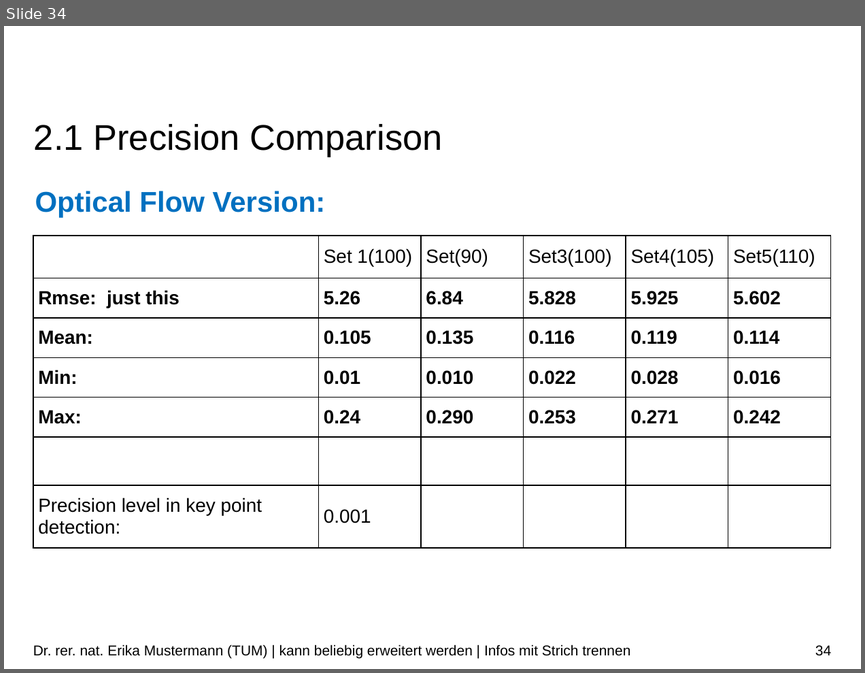
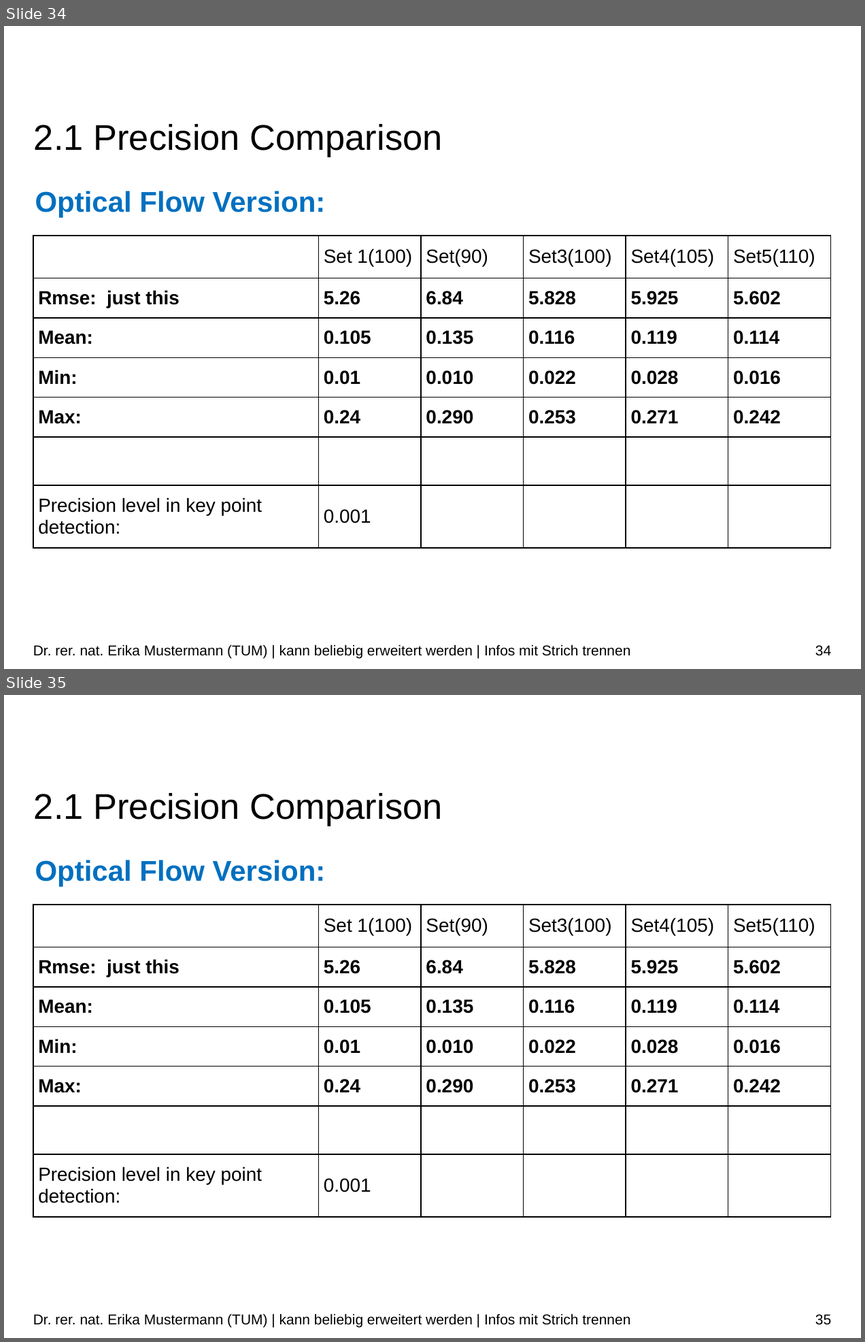
Before and after one commit to Tom-Huang/visual_navigation, a slide deck: Indirect Visual Odometry with Optical Flow.odp. Shown one above the other, each under a label of ours: slide 34 before the commit, slides 34 and 35 after it. The pictures are 865x673 and 865x1342 pixels, drawn with LibreOffice and Linux fonts; fonts in the diff are those of the drawing; background and template pictures are left out. Boxes give left, top, right and bottom in pixels: in the first picture for what was removed or moved away, otherwise in the second. Text is boxed around its words. In the diff, an @@ line names an element or a change of style, - is before the commit and + after.

```diff
--- a/Indirect Visual Odometry with Optical Flow.odp
+++ b/Indirect Visual Odometry with Optical Flow.odp
@@ slide 35 added at [4, 695, 861, 1338], background #FFFFFF @@
@@ title added at [34, 793, 443, 826], 30 pt, text #000000 @@
+2.1 Precision Comparison
@@ text added at [35, 860, 326, 886], 24 pt, text #0070C0, bold @@
+Optical Flow Version:
@@ table added at [33, 904, 829, 1216], 7 rows, 6 columns @@
+ | Set 1(100) | Set(90) | Set3(100) | Set4(105) | Set5(110)
+Rmse: just this | 5.26 | 6.84 | 5.828 | 5.925 | 5.602
+Mean: | 0.105 | 0.135 | 0.116 | 0.119 | 0.114
+Min: | 0.01 | 0.010 | 0.022 | 0.028 | 0.016
+Max: | 0.24 | 0.290 | 0.253 | 0.271 | 0.242
+ |  |  |  |  | 
+Precision level in key point detection: | 0.001 |  |  |  | 
@@ text added at [33, 1313, 630, 1327], 12 pt, text #000000 @@
+Dr. rer. nat. Erika Mustermann (TUM) | kann beliebig erweitert werden | Infos mit Strich trennen
@@ page number added at [815, 1314, 831, 1325], 12 pt, text #000000 @@
+35
```
Also in this commit, not shown: 2 other files.
